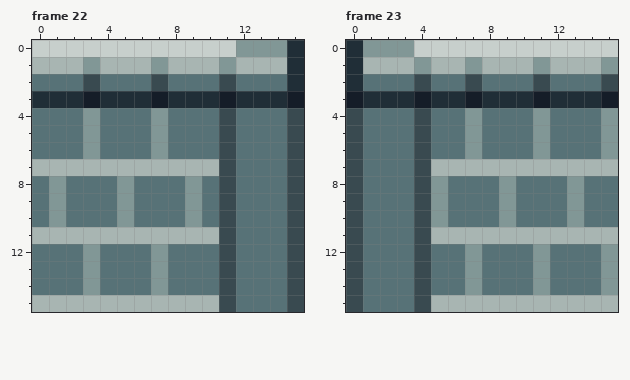
Pixel-art file: DavisGGJ2023/Assets/ArtDev/TileSet/Tiles_GGJ.aseprite. The picture above was drawn from the file before the commit.
16x16 pixels, 42 frames. Colours within 5 levels of each other are drawn and written as one. Shown: frame 22, frame 23. The commit also changed other frames, which this record leaves out.
The result:
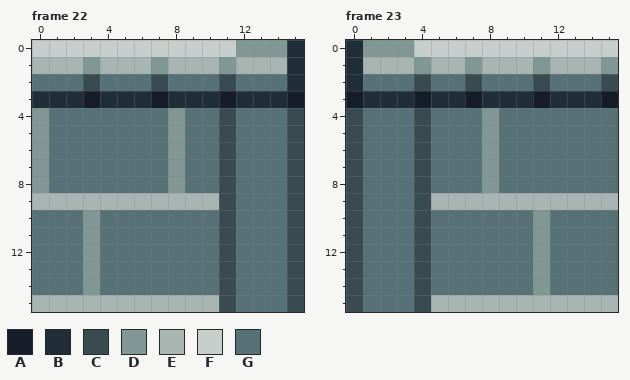
Palette (. is transparent): A #151d28  B #202e37  C #394a50  D #819796  E #a8b5b2  F #c7cfcc  G #577277
Changes in this commit:
--- frame 22, layer "Layer 1"
@@ x 0..15 @@
  3 BBBABBBABBBABBBA
- 4 GGGDGGGDGGGCGGGC
- 5 GGGDGGGDGGGCGGGC
- 6 GGGDGGGDGGGCGGGC
- 7 EEEEEEEEEEECGGGC
- 8 GDGGGDGGGDGCGGGC
- 9 GDGGGDGGGDGCGGGC
-10 GDGGGDGGGDGCGGGC
-11 EEEEEEEEEEECGGGC
-12 GGGDGGGDGGGCGGGC
-13 GGGDGGGDGGGCGGGC
-14 GGGDGGGDGGGCGGGC
+ 4 DGGGGGGGDGGCGGGC
+ 5 DGGGGGGGDGGCGGGC
+ 6 DGGGGGGGDGGCGGGC
+ 7 DGGGGGGGDGGCGGGC
+ 8 DGGGGGGGDGGCGGGC
+ 9 EEEEEEEEEEECGGGC
+10 GGGDGGGGGGGCGGGC
+11 GGGDGGGGGGGCGGGC
+12 GGGDGGGGGGGCGGGC
+13 GGGDGGGGGGGCGGGC
+14 GGGDGGGGGGGCGGGC
 15 EEEEEEEEEEECGGGC
--- frame 23, layer "Layer 1"
@@ x 0..15 @@
  3 ABBBABBABBBABBBA
- 4 CGGGCGGDGGGDGGGD
- 5 CGGGCGGDGGGDGGGD
- 6 CGGGCGGDGGGDGGGD
- 7 CGGGCEEEEEEEEEEE
- 8 CGGGCDGGGDGGGDGG
- 9 CGGGCDGGGDGGGDGG
-10 CGGGCDGGGDGGGDGG
-11 CGGGCEEEEEEEEEEE
-12 CGGGCGGDGGGDGGGD
-13 CGGGCGGDGGGDGGGD
-14 CGGGCGGDGGGDGGGD
+ 4 CGGGCGGGDGGGGGGG
+ 5 CGGGCGGGDGGGGGGG
+ 6 CGGGCGGGDGGGGGGG
+ 7 CGGGCGGGDGGGGGGG
+ 8 CGGGCGGGDGGGGGGG
+ 9 CGGGCEEEEEEEEEEE
+10 CGGGCGGGGGGDGGGG
+11 CGGGCGGGGGGDGGGG
+12 CGGGCGGGGGGDGGGG
+13 CGGGCGGGGGGDGGGG
+14 CGGGCGGGGGGDGGGG
 15 CGGGCEEEEEEEEEEE
Pixel boxes of the changes (left, top, right, bottom) in both pictures:
changed: (32, 108, 219, 295)
changed: (431, 108, 618, 295)
